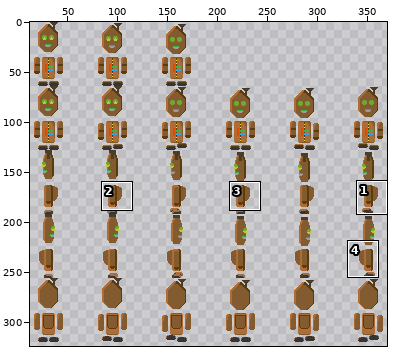
Sprite sheet, stored at Data/gfx/actors/player.png. The first picture is a wide view before the edit; the outline marks the close-up.
Close-up. Before the commit:
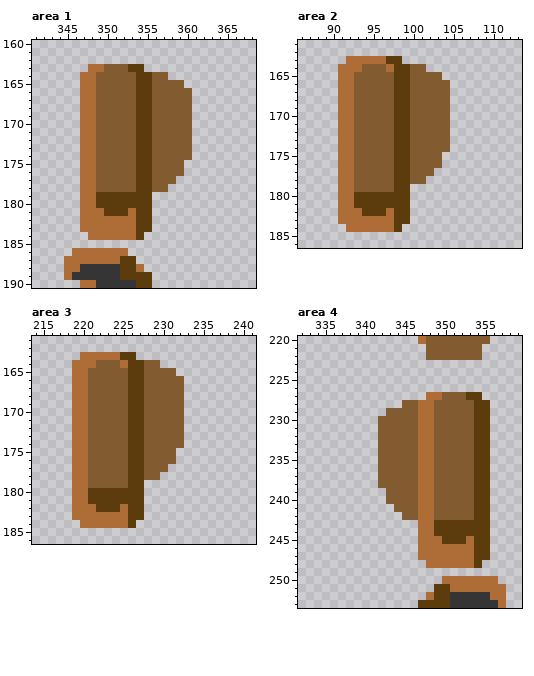
The file is 512x512 pixels. Shown: area 1: x 341..368, y 160..190; area 2: x 86..113, y 161..186; area 3: x 214..241, y 161..186; area 4: x 332..359, y 220..253. The wide view leaves out empty margins. The commit also changed other parts of the picture, which this record leaves out.
After:
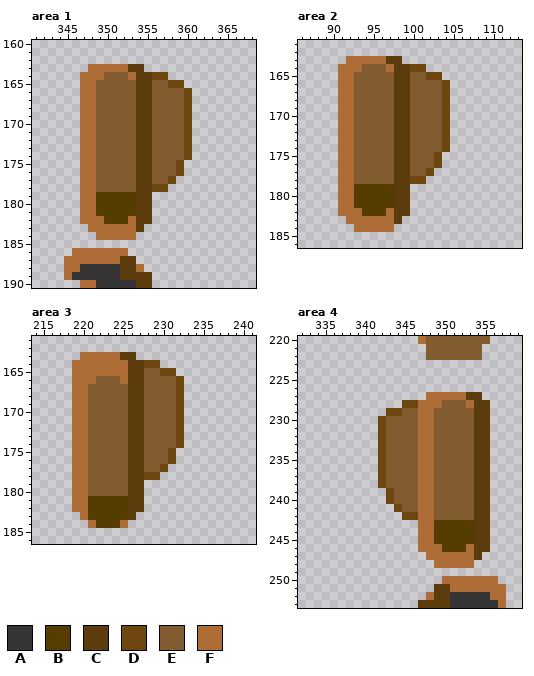
Palette (. is transparent): A #353535  B #553c00  C #5c3c0d  D #6e4710  E #825b31  F #ae6c37
The exact change:
--- area 1
@@ x 345..362 @@
 162 ..................
-163 ...FFEEECC........
-164 ..FFEEEEECCEE.....
-165 ..FFEEEEECCEEEE...
-166 ..FFEEEEECCEEEEE..
-167 ..FFEEEEECCEEEEE..
-168 ..FFEEEEECCEEEEE..
-169 ..FFEEEEECCEEEEE..
-170 ..FFEEEEECCEEEEE..
-171 ..FFEEEEECCEEEEE..
-172 ..FFEEEEECCEEEEE..
-173 ..FFEEEEECCEEEEE..
-174 ..FFEEEEECCEEEEE..
-175 ..FFEEEEECCEEEE...
-176 ..FFEEEEECCEEEE...
-177 ..FFEEEEECCEEE....
-178 ..FFEEEEECCEE.....
-179 ..FFCCCCCCC.......
-180 ..FFCCCCCCC.......
-181 ..FFFCCCFCC.......
-182 ..FFFFFFFCC.......
-183 ..FFFFFFFCC.......
-184 ...FFFFFFC........
+163 ...FFFFFCC........
+164 ..FFFEEEFCCDD.....
+165 ..FFEEEEECCEEDD...
+166 ..FFEEEEECCEEEED..
+167 ..FFEEEEECCEEEED..
+168 ..FFEEEEECCEEEED..
+169 ..FFEEEEECCEEEED..
+170 ..FFEEEEECCEEEED..
+171 ..FFEEEEECCEEEED..
+172 ..FFEEEEECCEEEED..
+173 ..FFEEEEECCEEEED..
+174 ..FFEEEEECCEEEED..
+175 ..FFEEEEECCEEED...
+176 ..FFEEEEECCEEED...
+177 ..FFEEEEECCEED....
+178 ..FFEEEEECCDD.....
+179 ..FFBBBBBCC.......
+180 ..FFBBBBBCC.......
+181 ..FFBBBBBCC.......
+182 ..FFFBBBFCC.......
+183 ...FFFFFFC........
+184 ....FFFFF.........
 185 ..................
--- area 2
@@ x 89..106 @@
 163 ...FFFFFCC........
-164 ..FFFEEEFCCEE.....
-165 ..FFEEEEECCEEEE...
-166 ..FFEEEEECCEEEEE..
-167 ..FFEEEEECCEEEEE..
-168 ..FFEEEEECCEEEEE..
-169 ..FFEEEEECCEEEEE..
-170 ..FFEEEEECCEEEEE..
-171 ..FFEEEEECCEEEEE..
-172 ..FFEEEEECCEEEEE..
-173 ..FFEEEEECCEEEEE..
-174 ..FFEEEEECCEEEEE..
-175 ..FFEEEEECCEEEE...
-176 ..FFEEEEECCEEEE...
-177 ..FFEEEEECCEEE....
-178 ..FFEEEEECCEE.....
-179 ..FFEEEEECC.......
-180 ..FFCCCCCCC.......
-181 ..FFCCCCCCC.......
-182 ..FFFCCCFCC.......
-183 ..FFFFFFFCC.......
-184 ...FFFFFFC........
+164 ..FFFEEEFCCDD.....
+165 ..FFEEEEECCEEDD...
+166 ..FFEEEEECCEEEED..
+167 ..FFEEEEECCEEEED..
+168 ..FFEEEEECCEEEED..
+169 ..FFEEEEECCEEEED..
+170 ..FFEEEEECCEEEED..
+171 ..FFEEEEECCEEEED..
+172 ..FFEEEEECCEEEED..
+173 ..FFEEEEECCEEEED..
+174 ..FFEEEEECCEEEED..
+175 ..FFEEEEECCEEED...
+176 ..FFEEEEECCEEED...
+177 ..FFEEEEECCEED....
+178 ..FFEEEEECCDD.....
+179 ..FFBBBBBCC.......
+180 ..FFBBBBBCC.......
+181 ..FFBBBBBCC.......
+182 ..FFFBBBFCC.......
+183 ...FFFFFFC........
+184 ....FFFFF.........
 185 ..................
--- area 3
@@ x 217..234 @@
 163 ...FFFFFCC........
-164 ..FFFEEEFCCEE.....
-165 ..FFEEEEECCEEEE...
-166 ..FFEEEEECCEEEEE..
-167 ..FFEEEEECCEEEEE..
-168 ..FFEEEEECCEEEEE..
-169 ..FFEEEEECCEEEEE..
-170 ..FFEEEEECCEEEEE..
-171 ..FFEEEEECCEEEEE..
-172 ..FFEEEEECCEEEEE..
-173 ..FFEEEEECCEEEEE..
-174 ..FFEEEEECCEEEEE..
-175 ..FFEEEEECCEEEE...
-176 ..FFEEEEECCEEEE...
-177 ..FFEEEEECCEEE....
-178 ..FFEEEEECCEE.....
+164 ..FFFFFFFCCDD.....
+165 ..FFFFFFFCCEEDD...
+166 ..FFFEEEFCCEEEED..
+167 ..FFEEEEECCEEEED..
+168 ..FFEEEEECCEEEED..
+169 ..FFEEEEECCEEEED..
+170 ..FFEEEEECCEEEED..
+171 ..FFEEEEECCEEEED..
+172 ..FFEEEEECCEEEED..
+173 ..FFEEEEECCEEEED..
+174 ..FFEEEEECCEEEED..
+175 ..FFEEEEECCEEED...
+176 ..FFEEEEECCEEED...
+177 ..FFEEEEECCEED....
+178 ..FFEEEEECCDD.....
 179 ..FFEEEEECC.......
-180 ..FFCCCCCCC.......
-181 ..FFCCCCCCC.......
-182 ..FFFCCCFCC.......
-183 ..FFFFFFFCC.......
-184 ...FFFFFFC........
+180 ..FFEEEEECC.......
+181 ..FFBBBBBCC.......
+182 ..FFBBBBBCC.......
+183 ...FBBBBBC........
+184 ....FBBBF.........
 185 ..................
--- area 4
@@ x 340..357 @@
 226 ..................
-227 ........FFEEECC...
-228 .....EEFFEEEEECC..
-229 ...EEEEFFEEEEECC..
-230 ..EEEEEFFEEEEECC..
-231 ..EEEEEFFEEEEECC..
-232 ..EEEEEFFEEEEECC..
-233 ..EEEEEFFEEEEECC..
-234 ..EEEEEFFEEEEECC..
-235 ..EEEEEFFEEEEECC..
-236 ..EEEEEFFEEEEECC..
-237 ..EEEEEFFEEEEECC..
-238 ..EEEEEFFEEEEECC..
-239 ...EEEEFFEEEEECC..
-240 ...EEEEFFEEEEECC..
-241 ....EEEFFEEEEECC..
-242 .....EEFFEEEEECC..
-243 .......FFCCCCCCC..
-244 .......FFCCCCCCC..
-245 .......FFFCCCFCC..
-246 .......FFFFFFFCC..
-247 .......FFFFFFFCC..
-248 ........FFFFFFC...
+227 ........FFFFFCC...
+228 .....DDFFFEEEFCC..
+229 ...DDEEFFEEEEECC..
+230 ..DEEEEFFEEEEECC..
+231 ..DEEEEFFEEEEECC..
+232 ..DEEEEFFEEEEECC..
+233 ..DEEEEFFEEEEECC..
+234 ..DEEEEFFEEEEECC..
+235 ..DEEEEFFEEEEECC..
+236 ..DEEEEFFEEEEECC..
+237 ..DEEEEFFEEEEECC..
+238 ..DEEEEFFEEEEECC..
+239 ...DEEEFFEEEEECC..
+240 ...DEEEFFEEEEECC..
+241 ....DEEFFEEEEECC..
+242 .....DDFFEEEEECC..
+243 .......FFBBBBBCC..
+244 .......FFBBBBBCC..
+245 .......FFBBBBBCC..
+246 .......FFFBBBFCC..
+247 ........FFFFFFC...
+248 .........FFFFF....
 249 ..................
